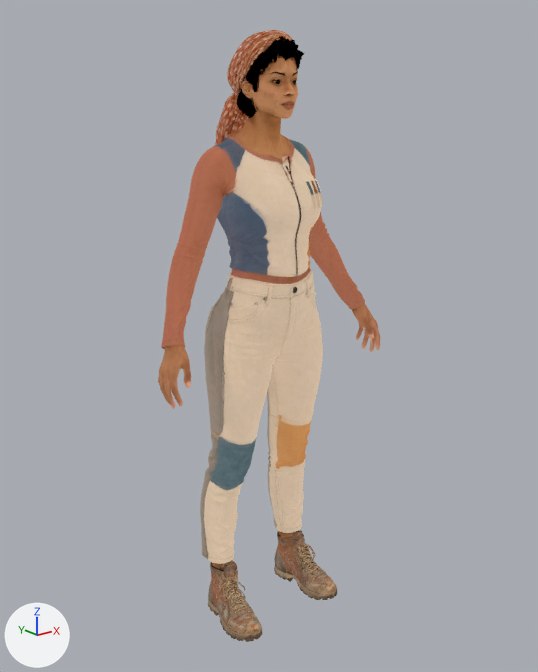
The glTF model game/assets/characters/iris_bell/iris_bell.gltf, before and after one commit.
Camera for both pictures: a camera (50 mm lens) standing at (-1.274, -1.594, 1.526) and looking at (0.008, 0.008, 0.885). Lighting does not change. The marker at lower left points along +X, +Y and +Z. The first picture is the older version. Where no turn or scale is listed for an object, it has been applied to the vertices.

The scene before the commit, as lines of its bpy script (objects in view):
```python
mat_material_1 = bpy.data.materials.new('Material_1')
mat_material_1.use_nodes = True; mat_material_1.node_tree.nodes.clear()
_N = mat_material_1.node_tree.nodes; _L = mat_material_1.node_tree.links
n0 = _N.new('ShaderNodeBsdfPrincipled'); n0.name = 'Principled BSDF'
n0.inputs[1].default_value = 1.0  # 'Metallic'
n0.inputs[2].default_value = 1.0  # 'Roughness'
n0.inputs[28].default_value = 1.0  # 'Emission Strength'
n1 = _N.new('ShaderNodeOutputMaterial'); n1.name = 'Material Output'
n2 = _N.new('ShaderNodeTexImage'); n2.name = 'Image Texture'
n2.image = img_texture_0
n3 = _N.new('ShaderNodeTexImage'); n3.name = 'Image Texture.001'
n3.image = img_texture_0
_L.new(n0.outputs[0], n1.inputs[0])  # 'BSDF' to 'Surface'
_L.new(n2.outputs[0], n0.inputs[27])  # 'Color' to 'Emission Color'
_L.new(n3.outputs[0], n0.inputs[0])  # 'Color' to 'Base Color'
me_char1 = bpy.data.meshes.new('char1')
me_char1.from_pydata(...)  # 19953 vertices, 39998 faces; spans x -0.38..0.38, y -0.14..0.14, z 0.0..1.7
me_char1.materials.append(mat_material_1)
ob_char1 = bpy.data.objects.new('char1', me_char1)
ob_char1.location = (0.0, 0.0, 0.0)
```
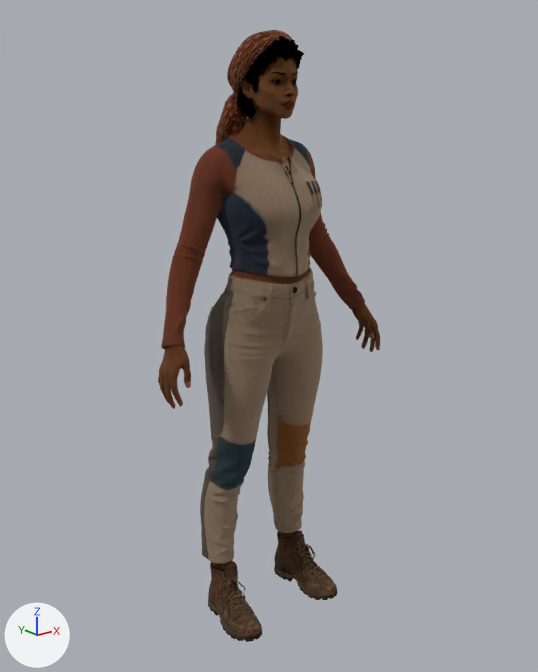
The change, as a list of edits to the scene's bpy script:
```text
Change mat_material_1:
    where n0 = _N.new('ShaderNodeBsdfPrincipled'); n0.name = 'Principled BSDF'
    remove n0.inputs[28].default_value = 1.0  # 'Emission Strength'
    remove n3 = _N.new('ShaderNodeTexImage'); n3.name = 'Image Texture.001'
    remove n3.image = img_texture_0
    where n2 = _N.new('ShaderNodeTexImage'); n2.name = 'Image Texture'
    remove _L.new(n2.outputs[0], n0.inputs[27])  # 'Color' to 'Emission Color'
    remove _L.new(n3.outputs[0], n0.inputs[0])  # 'Color' to 'Base Color'
    add _L.new(n2.outputs[0], n0.inputs[0])  # 'Color' to 'Base Color'
```

Where the change shows, as pixel boxes (x1, y1, x2, y2) in the pictures (538 x 672 px):
'char1', surface changed (beige to brown): (158, 30, 380, 642) in both
